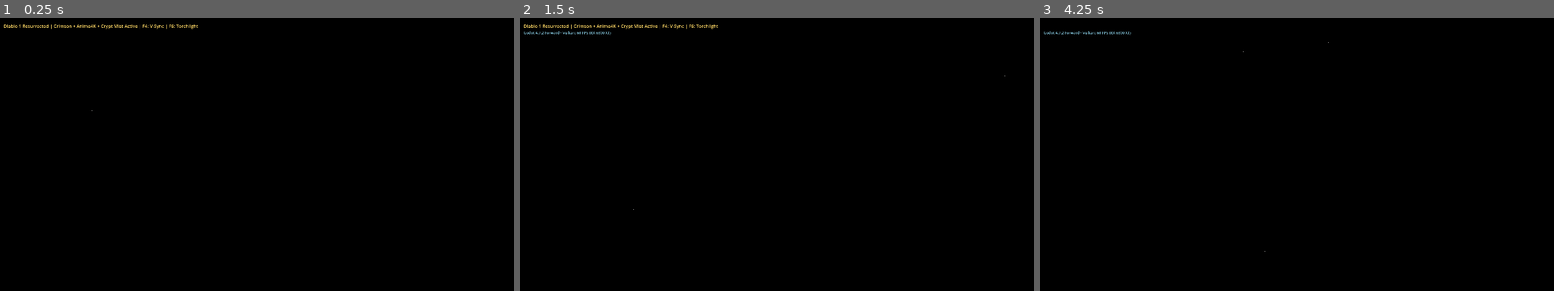
Above: before the commit, frames 1-3 (left to right).
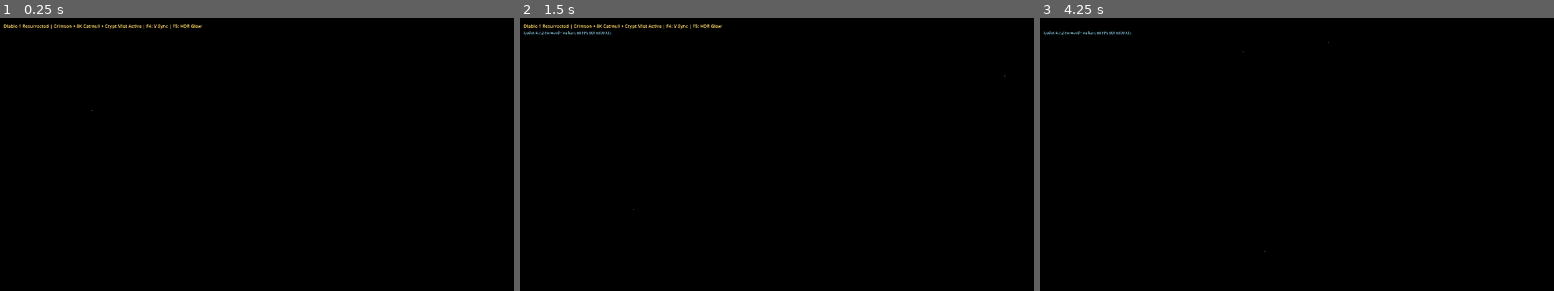
Above: after the commit, the same moments.

Repository: banyartibi/Diablo1Resurrected
Game: Godot game, scene res://scenes/main_3d.tscn
Two runs of this game, one before a commit and one after it. Both use one fixed random seed, a clock stepped at 60 frames per second and the inputs below.
Inputs (mouse positions are in pixels of both pictures, inside the frame that each line leads up to):
- Up to frame 1 (0.25 s): no input
- Up to frame 2 (1.5 s): tap Enter at 0.5, 0.6 s; move the mouse to (890, 146) at 0.52 s; hold Right 0.53-1.28 s; click (890, 146) at 0.67 s; tap Space at 0.77, 1.25 s; move the mouse to (674, 176) at 1.27 s; hold Down from 1.28 s (still down); tap Tab at 1.35 s
- Up to frame 3 (4.25 s): tap Space at 1.52, 2.75, 3.02, 3.77 s; tap Enter at 2, 3.5 s; move the mouse to (1348, 97) at 2.02 s; release Down at 2.03 s; hold Right 2.03-2.78 s; tap Backspace at 2.1 s; move the mouse to (1271, 220) at 2.77 s; hold Up 2.78-3.53 s; tap 0 at 2.85 s; click (1271, 220) at 2.92 s; move the mouse to (1456, 206) at 3.52 s; hold A from 3.53 s (still down); tap 9 at 3.6 s

The runs differ from the first frame. In frame 1, 0.2% of the frame differs, in the area x 14-40%, y 2-35%; in frame 2, 0.2%, in the area x 14-95%, y 2-71%; in frame 3, less than 0.1%.

Commit message:
Fix F10/F11 visibility with tactile 3D relief shading, add 4-level HDR on F5, set 8K Catmull-Rom as F7 default and Crimson as F10 default

Diff:
--- a/godot_d1_3d/scenes/main_3d.tscn
+++ b/godot_d1_3d/scenes/main_3d.tscn
@@ -19,7 +19,7 @@
 background_color = Color(0.01, 0.01, 0.015, 1)
 ambient_light_source = 2
 ambient_light_color = Color(1.0, 1.0, 1.0, 1)
-ambient_light_energy = 1.0
+ambient_light_energy = 0.35
 tonemap_mode = 2
 glow_enabled = true
 glow_normalized = true
@@ -68,20 +68,21 @@
 material_override = SubResource("ShaderMaterial_d1")
 mesh = SubResource("QuadMesh_d1")
 
-[node name="GothicAmbientLight" type="DirectionalLight3D" parent="."]
-transform = Transform3D(1, 0, 0, 0, 0.866025, 0.5, 0, -0.5, 0.866025, 0, 3, 6)
-light_color = Color(0.92, 0.70, 0.45, 1)
-light_energy = 0.08
+[node name="GothicAngledLight" type="DirectionalLight3D" parent="."]
+transform = Transform3D(0.925417, 0.163176, -0.34202, 0, 0.902268, 0.431182, 0.378893, -0.399025, 0.834976, 0, 4, 6)
+light_color = Color(0.96, 0.78, 0.50, 1)
+light_energy = 0.70
 light_specular = 0.0
 shadow_enabled = false
 
 [node name="HeroTorchLight" type="OmniLight3D" parent="."]
-transform = Transform3D(1, 0, 0, 0, 1, 0, 0, 0, 1, 0, 0, 2.8)
+transform = Transform3D(1, 0, 0, 0, 1, 0, 0, 0, 1, 0, 0.3, 2.8)
 light_color = Color(1.0, 0.74, 0.40, 1)
-light_energy = 0.60
-light_specular = 0.15
+light_energy = 0.50
+light_specular = 0.08
 omni_range = 9.5
 omni_attenuation = 1.8
+
 
 
 [node name="DungeonEmbers3D" type="GPUParticles3D" parent="."]
--- a/godot_d1_3d/scripts/bridge_receiver.gd
+++ b/godot_d1_3d/scripts/bridge_receiver.gd
@@ -19,9 +19,9 @@
 var show_fps: bool = true               # Default: ON (Immediate performance readout)
 var current_fog_mode: int = 1           # Default: 1 = Crypt Mist (Subtle Dungeon Atmosphere)
 var current_color_profile: int = 2      # Default: 2 = Hellish Crimson (Warm Blood-Amber, HUD bypassed)
-var current_upscaler_mode: int = 2      # Default: 2 = Anime4K Ultra Thin Lines & Vector Contours
+var current_upscaler_mode: int = 3      # Default: 3 = 8K Catmull-Rom Bicubic Spline!
 var current_relief_mode: int = 3        # Default: 3 = Deep 3D Embossed Contour & Normal Relief
-var engine_torches: bool = true         # Default: ON (Comprehensive 3.5x HDR Glow & Fire)
+var current_hdr_level: int = 3          # Default: 3 = 3.0x Blazing HDR Glow (0: OFF, 1: 1.0x, 2: 2.0x, 3: 3.0x)
 var hero_light_enabled: bool = true     # Default: ON (Soft Natural Dungeon Torchlight, No Ugly Rectangles!)
 var wet_floor: bool = true              # Default: ON (Wet Cobblestone PBR Reflections, Soft Specular)
 var playfield_zoom: float = 1.0
@@ -35,13 +35,19 @@
 	"3.0x (Epikus Makró / Macro Close)"
 ]
 
-var player_target_pos: Vector2 = Vector2.ZERO
+var hdr_multipliers = [0.0, 1.0, 2.0, 3.0]
+var hdr_names = [
+	"[F5] Engine HDR Glow: OFF (0.0x)",
+	"[F5] Engine HDR Glow: 1.0x (Subtle Natural Glow)",
+	"[F5] Engine HDR Glow: 2.0x (Warm Radiant Bloom)",
+	"[F5] Engine HDR Glow: 3.0x (Intense Blazing Bloom - Default)"
+]
 
 var upscaler_names = [
 	"Upscaler [F7]: AMD FidelityFX CAS Super-Resolution",
 	"Upscaler [F7]: Anime4K / Neural Spatial CNN (Edge Reconstruction)",
-	"Upscaler [F7]: Anime4K Ultra Thin Lines & Vector Contours (Default)",
-	"Upscaler [F7]: 8K Catmull-Rom Bicubic Spline (Continuous Curves)",
+	"Upscaler [F7]: Anime4K Ultra Thin Lines & Vector Contours",
+	"Upscaler [F7]: 8K Catmull-Rom Bicubic Spline (Default)",
 	"Upscaler [F7]: Native 1:1 Direct Retro Pixel-Art"
 ]
 
@@ -60,7 +66,7 @@
 ]
 
 var relief_names = [
-	"3D Surface Relief [F11]: OFF",
+	"3D Surface Relief [F11]: OFF (Flat 2D)",
 	"3D Surface Relief [F11]: Mode 1 (Subtle 3D)",
 	"3D Surface Relief [F11]: Mode 2 (Balanced 3D Emboss)",
 	"3D Surface Relief [F11]: Mode 3 (Deep 3D Embossed Relief - Default)",
@@ -100,8 +106,8 @@
 	update_fog_mode()
 	update_torch_light()
 
-	show_osd("Diablo 1 Resurrected | Crimson + Anime4K + Crypt Mist Active | F4: V-Sync | F6: Torchlight", 4.0)
-	print("[Godot-D1 Bridge] Receiver initialized with user defaults. Anime4K, Crimson, Crypt Mist & Deep 3D active.")
+	show_osd("Diablo 1 Resurrected | Crimson + 8K Catmull + Crypt Mist Active | F4: V-Sync | F5: HDR Glow", 4.0)
+	print("[Godot-D1 Bridge] Receiver initialized with user defaults. 8K Spline, Crimson, Crypt Mist & Deep 3D active.")
 
 func setup_osd():
 	var canvas = CanvasLayer.new()
@@ -129,8 +135,8 @@
 	if hero_light:
 		hero_light.visible = hero_light_enabled
 		hero_light.light_color = Color(1.0, 0.74, 0.40, 1.0) # Warm gothic amber
-		hero_light.light_energy = 0.55
-		hero_light.light_specular = 0.12 # Soft natural glint, no blinding white hotspot
+		hero_light.light_energy = 0.50
+		hero_light.light_specular = 0.08 # Soft natural glint, no blinding white hotspot
 		hero_light.omni_range = 9.5
 		hero_light.omni_attenuation = 1.8
 
@@ -185,11 +191,11 @@
 		vp.scaling_3d_scale = 1.0
 		vp.fsr_sharpness = 1.2
 	elif current_upscaler_mode in [1, 2]:
-		# Anime4K Neural Edge / Ultra Thin Lines (Default)
+		# Anime4K Neural Edge / Ultra Thin Lines
 		vp.scaling_3d_mode = Viewport.SCALING_3D_MODE_BILINEAR
 		vp.scaling_3d_scale = 1.0
 	elif current_upscaler_mode == 3:
-		# 8K Catmull-Rom Bicubic Spline
+		# 8K Catmull-Rom Bicubic Spline (Default)
 		vp.scaling_3d_mode = Viewport.SCALING_3D_MODE_FSR2
 		vp.scaling_3d_scale = 1.0
 		vp.fsr_sharpness = 1.0
@@ -205,7 +211,7 @@
 		shader_material.set_shader_parameter("color_profile", current_color_profile)
 		shader_material.set_shader_parameter("upscaler_mode", current_upscaler_mode)
 		shader_material.set_shader_parameter("relief_mode", current_relief_mode)
-		shader_material.set_shader_parameter("engine_torches", engine_torches)
+		shader_material.set_shader_parameter("hdr_glow_mult", hdr_multipliers[current_hdr_level])
 		shader_material.set_shader_parameter("wet_floor", wet_floor)
 		shader_material.set_shader_parameter("playfield_zoom", playfield_zoom)
 
@@ -234,10 +240,8 @@
 
 	if hero_light and hero_light_enabled:
 		# Organic soft torch breathing flicker
-		var flicker = 0.55 + 0.08 * sin(time_accum * 4.8) * cos(time_accum * 2.3)
+		var flicker = 0.50 + 0.06 * sin(time_accum * 4.8) * cos(time_accum * 2.3)
 		hero_light.light_energy = flicker
-		# Keep light gently centered on the playfield
-		hero_light.position = Vector3(0.0, 0.3, 2.8)
 
 	if fps_timer >= 1.0:
 		current_fps = frame_counter
@@ -278,13 +282,10 @@
 	var _pitch = file.get_32()
 	var frame_id = file.get_32()
 	var _timestamp = file.get_32()
-	var px = file.get_float()
-	var py = file.get_float()
+	var _px = file.get_float()
+	var _py = file.get_float()
 	var _zoom_mode = file.get_32()
 	var _torch_count = file.get_32()
-
-	if px > 0.0 or py > 0.0:
-		player_target_pos = Vector2((px / 112.0 - 0.5) * 8.0, (py / 112.0 - 0.5) * -4.5)
 
 	# Skip to payload at 4096 bytes (4KB aligned page)
 	file.seek(4096)
@@ -331,9 +332,9 @@
 			show_osd("[F4] V-Sync: " + ("ON (Screen Refresh Rate Limit)" if vsync_enabled else "OFF (Uncapped Max FPS)"))
 			return
 		elif event.keycode == KEY_F5:
-			engine_torches = !engine_torches
+			current_hdr_level = (current_hdr_level + 1) % hdr_names.size()
 			update_shader_params()
-			show_osd("[F5] Engine 3D Torches & HDR Glow: " + ("ENABLED (3.5x HDR Bloom)" if engine_torches else "DISABLED"))
+			show_osd(hdr_names[current_hdr_level])
 			return
 		elif event.keycode == KEY_F6:
 			hero_light_enabled = !hero_light_enabled
--- a/godot_d1_3d/shaders/d1_3d_material.gdshader
+++ b/godot_d1_3d/shaders/d1_3d_material.gdshader
@@ -2,13 +2,13 @@
 render_mode blend_mix, depth_draw_opaque, cull_disabled, diffuse_burley, specular_schlick_ggx;
 
 uniform sampler2D d1_texture : source_color, filter_linear_mipmap, hint_default_black;
-uniform float bump_strength : hint_range(0.0, 3.0) = 0.55;
+uniform float bump_strength : hint_range(0.0, 3.0) = 0.65;
 uniform int color_profile : hint_range(0, 4) = 2;   // 0: Vanilla, 1: Dark Gothic, 2: Hellish Crimson (Default), 3: Crypt Cyan, 4: Noir
-uniform int upscaler_mode : hint_range(0, 4) = 2;   // 0: AMD FSR CAS, 1: Anime4K Edge, 2: Anime4K Thin Lines (Default), 3: 8K Spline, 4: Native
+uniform int upscaler_mode : hint_range(0, 4) = 3;   // 0: AMD CAS, 1: Anime4K Edge, 2: Anime4K Thin, 3: 8K Spline (Default), 4: Native
 uniform int relief_mode : hint_range(0, 4) = 3;     // 0: Off, 1: Subtle, 2: Balanced, 3: Deep 3D (Default), 4: Extreme
 uniform float cas_sharpness : hint_range(0.0, 2.0) = 0.95;
 uniform float playfield_zoom : hint_range(1.0, 2.5) = 1.0; // Zooms playfield ONLY, HUD stays pinned!
-uniform bool engine_torches = true;                  // Engine-rendered procedural 3D flames & HDR glow
+uniform float hdr_glow_mult : hint_range(0.0, 4.0) = 3.0;  // 0.0: OFF, 1.0, 2.0, 3.0 (Default)
 uniform bool wet_floor = true;                       // Wet cobblestone PBR reflections & specular gloss
 
 // Comprehensive Torch, Fire & Magic Glow Detection (Yellow core, orange body, red edges, lightning)
@@ -150,38 +150,38 @@
     return clamp(sharpened, min_c, max_c);
 }
 
-// Refined, Softer Color Grading Curves
+// Distinct, Rich Color Grading Profiles
 vec3 apply_color_grading(vec3 c, int profile) {
     if (profile == 0) {
-        return c; // Vanilla 1996 Classic
+        return c; // Vanilla 1996 Classic 32-bit
     }
 
     if (profile == 1) {
-        // Dark Gothic (OLED) - Very gentle filmic curve, shadow details fully preserved
+        // Dark Gothic (OLED) - Deep, rich shadows with clear midtones
         vec3 x = max(vec3(0.0), c - 0.001);
-        vec3 graded = (x * (4.2 * x + 0.35)) / (x * (4.2 * x + 1.2) + 0.04);
-        graded.r = pow(graded.r, 0.98) * 1.02;
-        graded.b = pow(graded.b, 1.02) * 0.97;
+        vec3 graded = (x * (4.5 * x + 0.38)) / (x * (4.5 * x + 1.25) + 0.045);
+        graded.r = pow(graded.r, 0.96) * 1.04;
+        graded.b = pow(graded.b, 1.03) * 0.95;
         return clamp(graded, 0.0, 1.0);
     } else if (profile == 2) {
-        // Hellish Crimson (Default) - Warm, rich, dark dungeon ambiance
+        // Hellish Crimson (Default) - Warm, rich blood-dungeon ambiance
         vec3 graded = c;
-        graded.r = pow(graded.r, 0.94) * 1.06;
-        graded.g = pow(graded.g, 1.04) * 0.94;
-        graded.b = pow(graded.b, 1.08) * 0.88;
+        graded.r = pow(graded.r, 0.91) * 1.12;
+        graded.g = pow(graded.g, 1.04) * 0.92;
+        graded.b = pow(graded.b, 1.09) * 0.84;
         return clamp(graded, 0.0, 1.0);
     } else if (profile == 3) {
-        // Crypt Cyan - Muted eerie chill, subtle cool tint
+        // Crypt Cyan - Chilling, eerie spectral cold dungeon ambiance
         vec3 graded = c;
-        graded.r = pow(graded.r, 1.06) * 0.92;
-        graded.g = pow(graded.g, 0.99) * 1.02;
-        graded.b = pow(graded.b, 0.95) * 1.06;
+        graded.r = pow(graded.r, 1.10) * 0.84;
+        graded.g = pow(graded.g, 0.96) * 1.04;
+        graded.b = pow(graded.b, 0.91) * 1.16;
         return clamp(graded, 0.0, 1.0);
     } else if (profile == 4) {
-        // Desaturated Noir - Smooth filmic grayscale without harsh clipping
+        // Desaturated Noir - Dramatic, stark grimdark monochrome with subtle tint
         float l = dot(c, vec3(0.299, 0.587, 0.114));
-        vec3 graded = mix(vec3(l), c, 0.42);
-        graded = pow(graded, vec3(1.05));
+        vec3 graded = mix(vec3(l), c, 0.28);
+        graded = pow(graded, vec3(1.10)) * 1.08;
         return clamp(graded, 0.0, 1.0);
     }
 
@@ -208,7 +208,7 @@
     // Apply selected Upscaler
     vec3 base_color;
     if (upscaler_mode == 0) {
-        // AMD FidelityFX CAS (Default)
+        // AMD FidelityFX CAS
         base_color = apply_fsr_cas(d1_texture, sample_uv, texel_size);
     } else if (upscaler_mode == 1) {
         // Anime4K / Neural Spatial CNN Edge Push
@@ -217,7 +217,7 @@
         // Anime4K Ultra Thin Lines & Vector Contours
         base_color = sample_anime4k_thin_lines(d1_texture, sample_uv, texel_size);
     } else if (upscaler_mode == 3) {
-        // 8K Catmull-Rom Bicubic Spline
+        // 8K Catmull-Rom Bicubic Spline (Default)
         base_color = sample_catmull_rom_8k(d1_texture, sample_uv, texel_size);
     } else {
         // Native 1:1 Pixel-Art
@@ -226,29 +226,13 @@
 
     // Check if this pixel is part of a torch flame, fire or magic glow
     // (Checked across entire playfield, excluding only bottom HUD)
-    bool is_flame = engine_torches && (sample_uv.y < hud_boundary) && is_fire_or_magic(raw_pixel);
-
-    if (is_flame) {
-        // Re-draw flame dynamically with procedural engine fire & intense HDR emission!
-        vec3 engine_flame = render_engine_flame(sample_uv, raw_pixel, TIME);
-        ALBEDO = clamp(engine_flame, 0.0, 1.0);
-        EMISSION = engine_flame * 3.5; // Blazing HDR Glow into Godot Forward+ Bloom!
-        ROUGHNESS = 0.1;
-    } else {
-        // Normal game world vs HUD:
-        if (sample_uv.y >= hud_boundary) {
-            // HUD Area: 100% UNTOUCHED, pure original 1996 colors!
-            ALBEDO = base_color;
-        } else {
-            // Playfield: Apply tuned atmospheric color grading!
-            ALBEDO = apply_color_grading(base_color, color_profile);
-        }
-        EMISSION = vec3(0.0);
-    }
-
-    // 3D Normal Mapping & Emboss Relief
+    bool is_flame = (hdr_glow_mult > 0.05) && (sample_uv.y < hud_boundary) && is_fire_or_magic(raw_pixel);
+
+    // 3D Normal Mapping & Tactile Albedo Relief
     float gx = 0.0;
     float gy = 0.0;
+    float relief_shading = 1.0;
+
     if (relief_mode > 0 && !is_flame) {
         const vec3 luma = vec3(0.299, 0.587, 0.114);
 
@@ -265,14 +249,36 @@
         gy = (l_bl + 2.0 * l_bc + l_br) - (l_tl + 2.0 * l_tc + l_tr);
 
         // Strength scales with relief_mode (Mode 3 Deep 3D is default)
-        float mult = 0.6;
-        if (relief_mode == 2) mult = 1.3;
-        else if (relief_mode == 3) mult = 2.2;
-        else if (relief_mode == 4) mult = 3.2;
+        float mult = 0.8;
+        if (relief_mode == 2) mult = 1.6;
+        else if (relief_mode == 3) mult = 2.6;
+        else if (relief_mode == 4) mult = 4.0;
 
         float strength = bump_strength * mult;
         vec3 normal_tangent = normalize(vec3(-gx * strength, -gy * strength, 1.0));
         NORMAL = (VIEW_MATRIX * vec4(normal_tangent, 0.0)).xyz;
+
+        // Tactile directional light relief directly in albedo:
+        // Illuminates high relief edges and casts deep shadows into cracks
+        relief_shading = clamp(1.0 + (-gx * 0.7 - gy * 0.7) * (mult * 0.22), 0.65, 1.40);
+    }
+
+    if (is_flame) {
+        // Re-draw flame dynamically with procedural engine fire & adjustable HDR emission!
+        vec3 engine_flame = render_engine_flame(sample_uv, raw_pixel, TIME);
+        ALBEDO = clamp(engine_flame, 0.0, 1.0);
+        EMISSION = engine_flame * (hdr_glow_mult * 1.15); // Dynamic HDR Glow level!
+        ROUGHNESS = 0.1;
+    } else {
+        // Normal game world vs HUD:
+        if (sample_uv.y >= hud_boundary) {
+            // HUD Area: 100% UNTOUCHED, pure original 1996 colors!
+            ALBEDO = base_color;
+        } else {
+            // Playfield: Apply tuned atmospheric color grading & 3D relief shading!
+            ALBEDO = apply_color_grading(base_color, color_profile) * relief_shading;
+        }
+        EMISSION = vec3(0.0);
     }
 
     // Wet Cobblestone PBR Specular & Roughness (Gentle, natural damp stone gloss)
